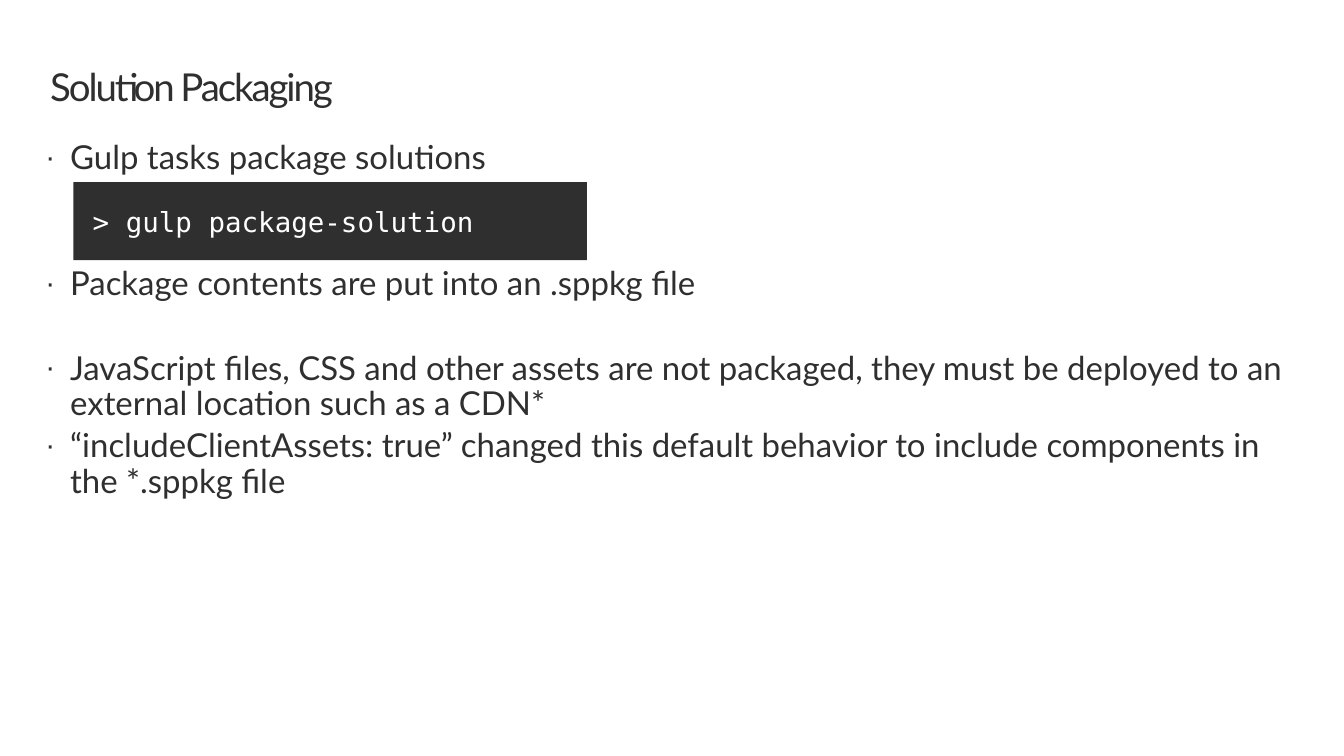
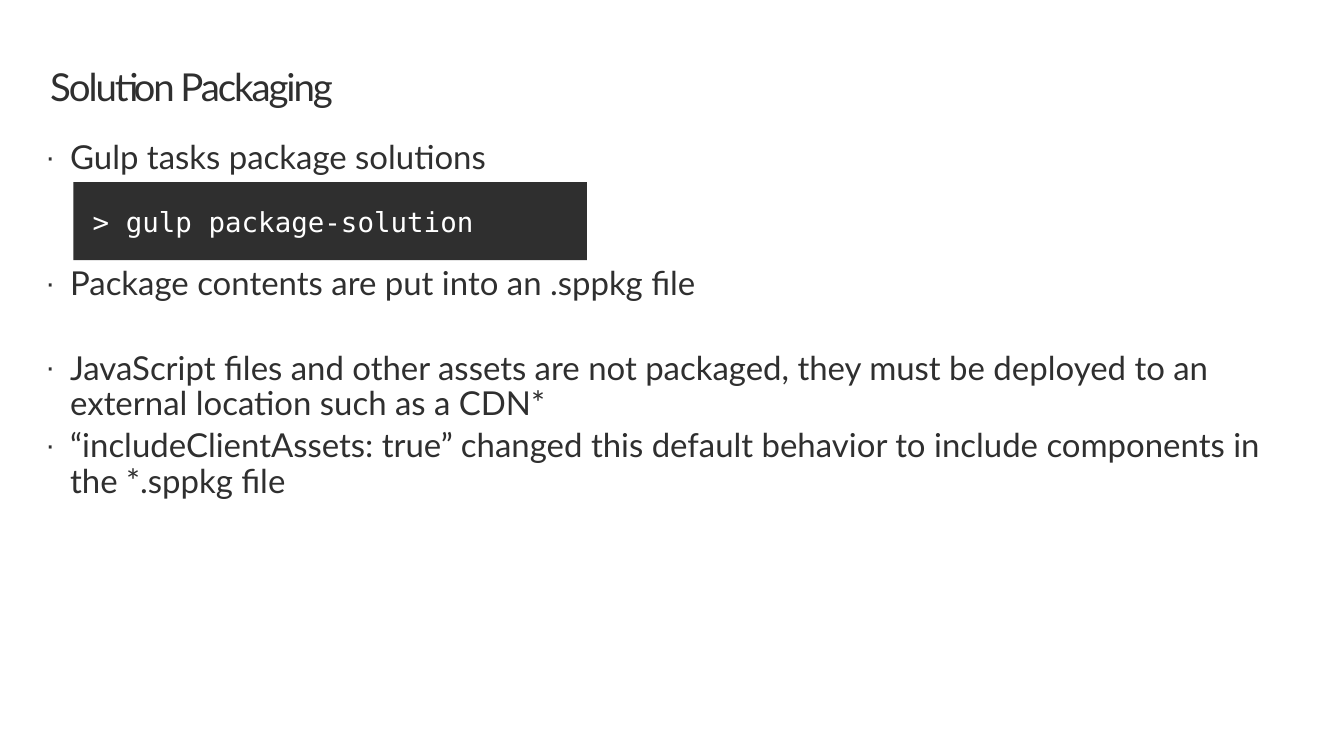
Before and after one commit to SharePoint/sp-dev-training-spfx-web-parts, a slide deck: slide 11 of 01-intro.pptx (slide 12 before the commit). Drawn at 1344x756 pixels with LibreOffice and Linux fonts; fonts in the diff are those of the drawing; background and template pictures are left out. Boxes give left, top, right and bottom in pixels: in the first picture for what was removed or moved away, otherwise in the second. Text is boxed around its words. In the diff, an @@ line names an element or a change of style, - is before the commit and + after.

```diff
--- a/01-intro.pptx
+++ b/01-intro.pptx
@@ text at box(70, 355, 1208, 416): text changed @@
-· JavaScript files, CSS and other assets are not packaged, they must be deployed to an external location such as a CDN*
+· JavaScript files and other assets are not packaged, they must be deployed to an external location such as a CDN*
```
Also in this commit, not shown: 2 other slides changed, 1 slide removed, 39 other files.
